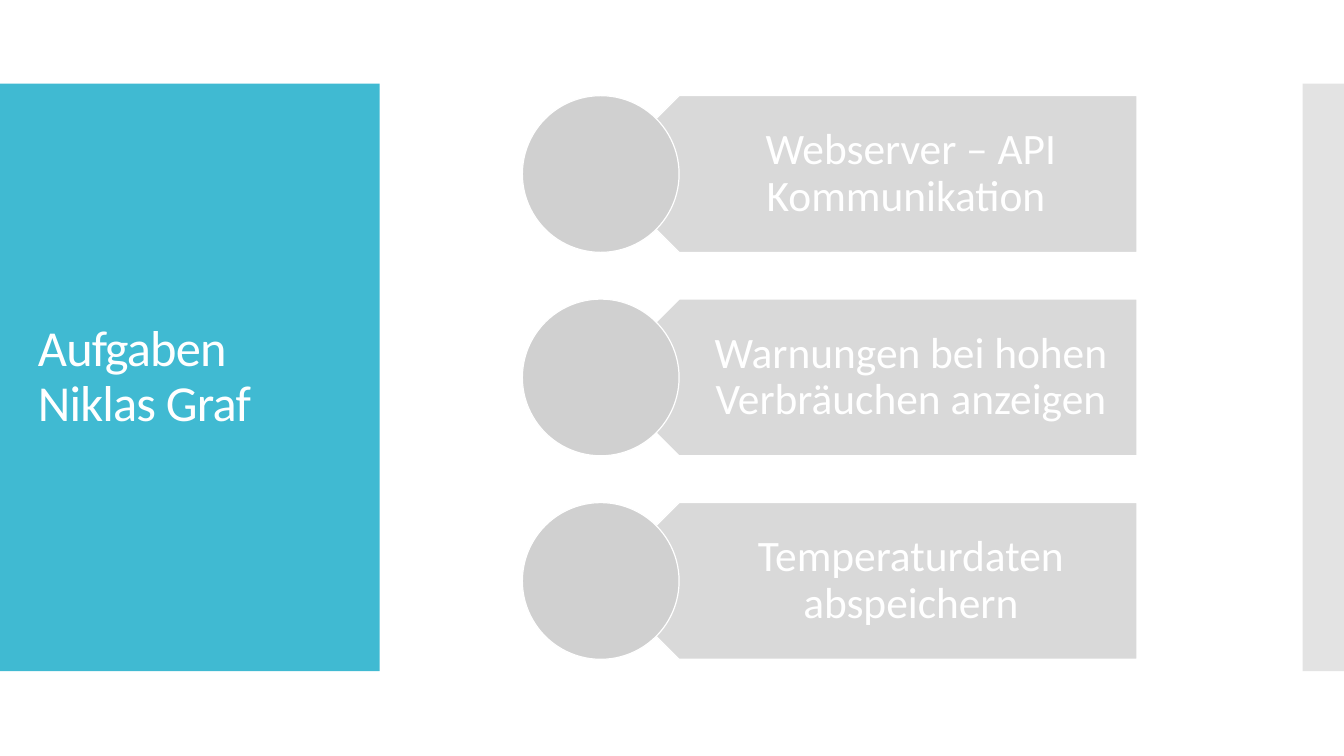
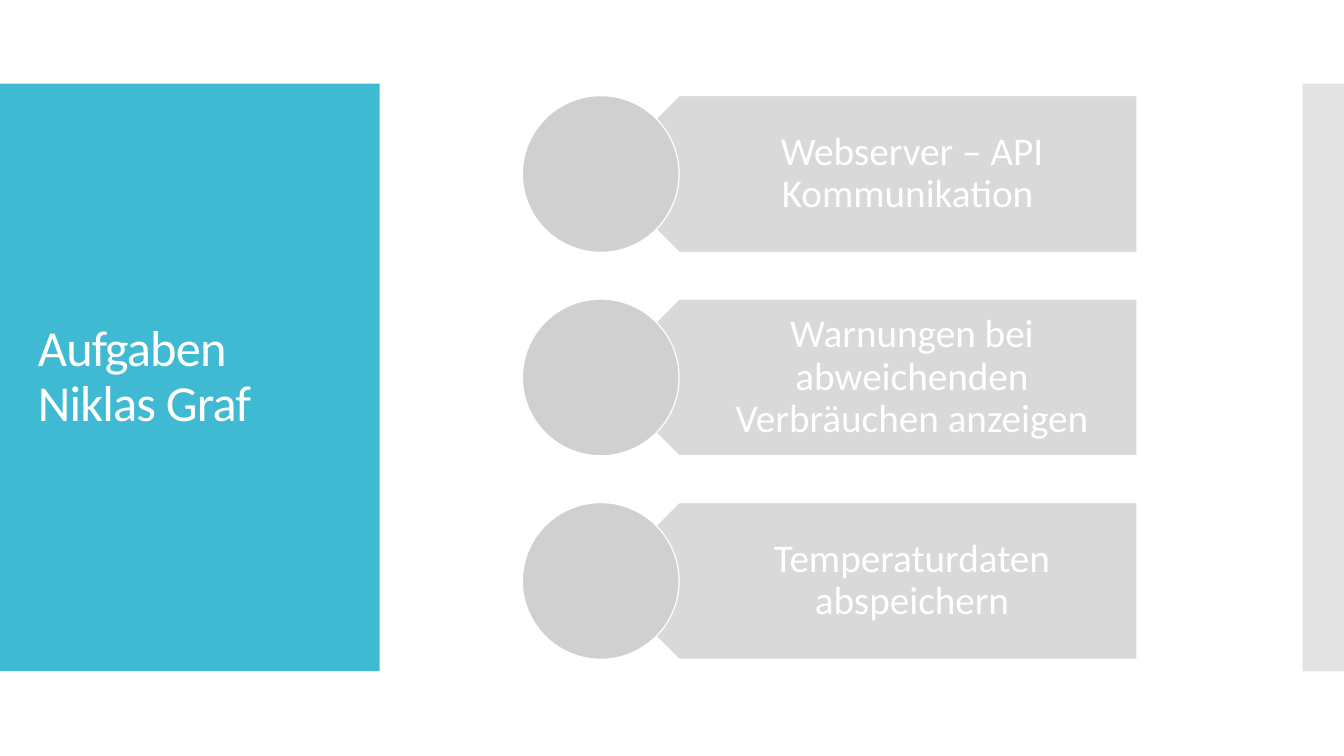
Before and after one commit to SebastianMandl/AEMS, a slide deck: slide 6 of Planung/Praesentationen/Zwischenpräsentation Diplomarbeit - Kopie.pptx. Drawn at 1344x756 pixels with LibreOffice and Linux fonts; fonts in the diff are those of the drawing; grey boxes stand for pictures. Boxes give left, top, right and bottom in pixels: in the first picture for what was removed or moved away, otherwise in the second. Text is boxed around its words. In the diff, an @@ line names an element or a change of style, - is before the commit and + after.

```diff
--- a/Planung/Praesentationen/Zwischenpräsentation Diplomarbeit - Kopie.pptx
+++ b/Planung/Praesentationen/Zwischenpräsentation Diplomarbeit - Kopie.pptx
@@ text "Webserver – API Kommunikation" at box(781, 128, 1043, 219): size 31 to 28 pt; less space between paragraphs @@
@@ text at box(736, 311, 1089, 443): text changed; size 31 to 28 pt @@
-Warnungen bei hohen Verbräuchen anzeigen
+Warnungen bei abweichenden Verbräuchen anzeigen
@@ text "Temperaturdaten abspeichern" at box(774, 535, 1050, 626): size 31 to 28 pt; less space between paragraphs @@
```
Also in this commit, not shown: 3 slides added, 1 slide removed, 13 other files.
